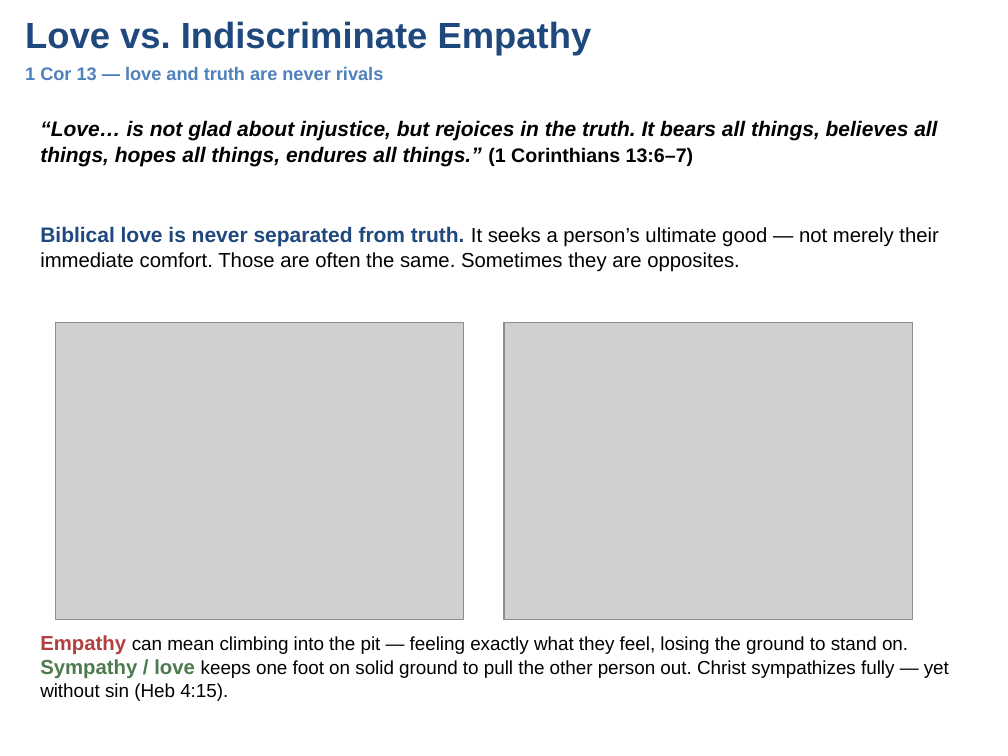
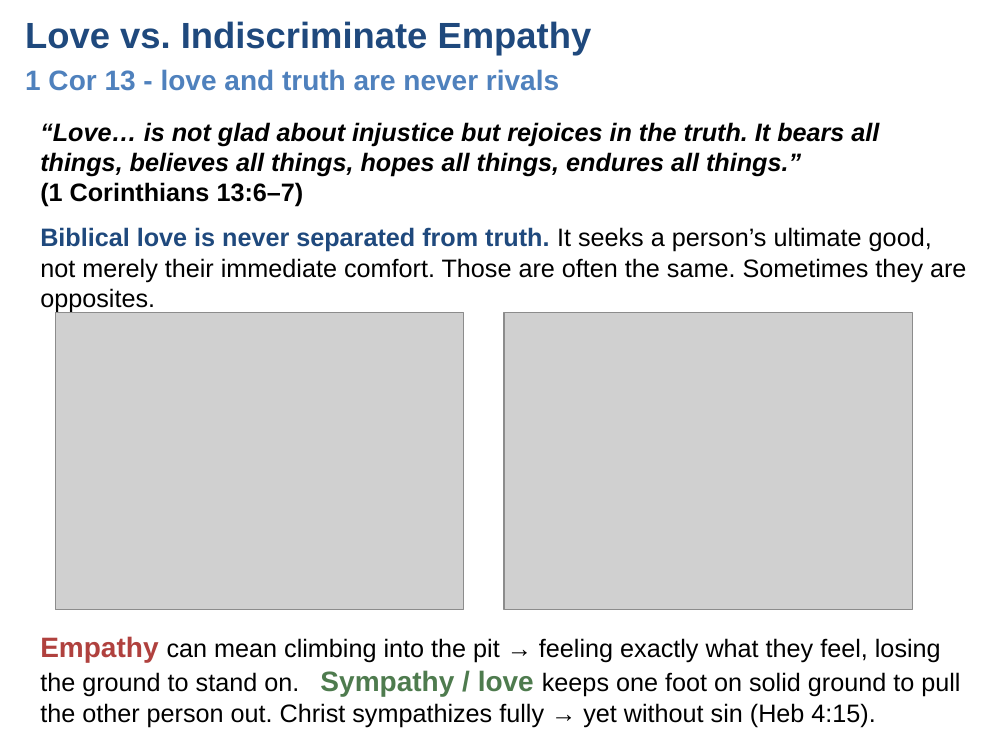
Before and after one commit to UsefulEngines/EvangelismPublic, a slide deck: slide 3 of 2026-Q4/06-LoveCompassionTruth/Week06-LoveCompassionAndTruth.pptx. Drawn at 1008x756 pixels with LibreOffice and Linux fonts; fonts in the diff are those of the drawing; grey boxes stand for pictures. Boxes give left, top, right and bottom in pixels: in the first picture for what was removed or moved away, otherwise in the second. Text is boxed around its words. In the diff, an @@ line names an element or a change of style, - is before the commit and + after.

```diff
--- a/2026-Q4/06-LoveCompassionTruth/Week06-LoveCompassionAndTruth.pptx
+++ b/2026-Q4/06-LoveCompassionTruth/Week06-LoveCompassionAndTruth.pptx
@@ text at [25,69,559,91]: text changed; size 13 to 20 pt @@
-1 Cor 13 — love and truth are never rivals
+1 Cor 13 - love and truth are never rivals
@@ text at [40,122,879,207]: text changed; size 15 to 18 pt @@
-“Love… is not glad about injustice, but rejoices in the truth. It bears all things, believes all things, hopes all things, endures all things.” (1 Corinthians 13:6–7)
+“Love… is not glad about injustice but rejoices in the truth. It bears all things, believes all things, hopes all things, endures all things.”
+(1 Corinthians 13:6–7)
@@ text at [40,227,966,313]: text changed; size 14.5 to 18 pt @@
-Biblical love is never separated from truth. It seeks a person’s ultimate good — not merely their immediate comfort. Those are often the same. Sometimes they are opposites.
+Biblical love is never separated from truth. It seeks a person’s ultimate good, not merely their immediate comfort. Those are often the same. Sometimes they are opposites.
@@ picture: place and size @@
-picture at [55,323,464,620]
+picture at [55,312,464,610]
@@ picture: place and size @@
-picture at [504,323,912,620]
+picture at [504,312,912,610]
@@ text at [40,636,960,728]: text changed; size 13.5 to 18 pt @@
-Empathy can mean climbing into the pit — feeling exactly what they feel, losing the ground to stand on. Sympathy / love keeps one foot on solid ground to pull the other person out. Christ sympathizes fully — yet without sin (Heb 4:15).
+Empathy can mean climbing into the pit → feeling exactly what they feel, losing the ground to stand on. Sympathy / love keeps one foot on solid ground to pull the other person out. Christ sympathizes fully → yet without sin (Heb 4:15).
```
Also in this commit, not shown: 6 other slides changed.
